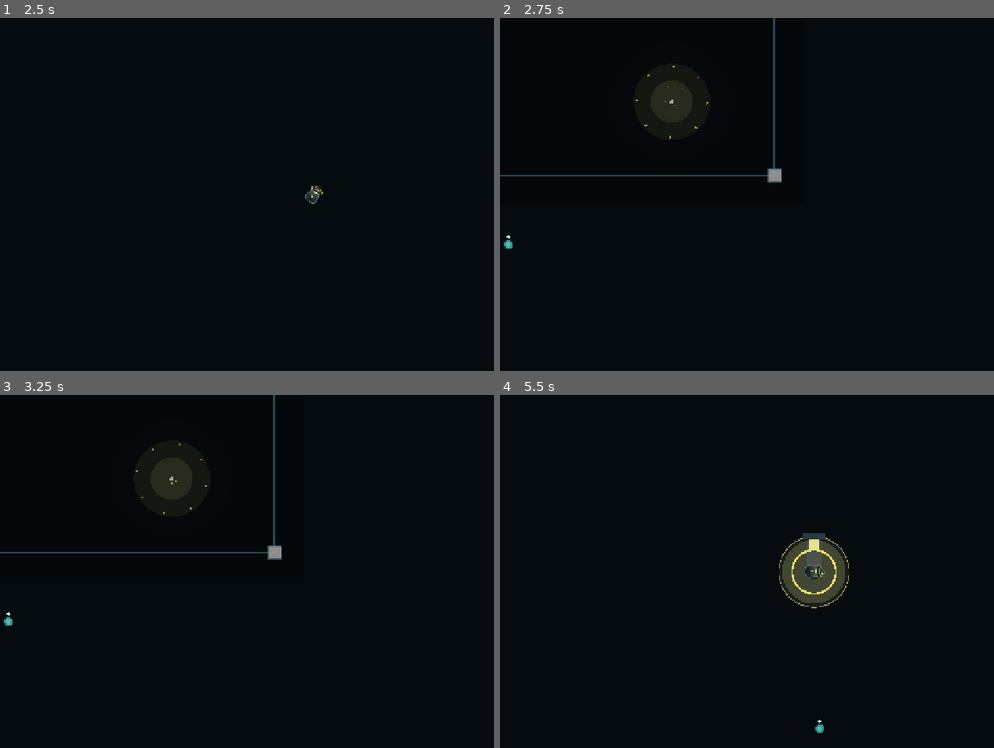
Above: before the commit, frames 1-4 (two rows, left to right).
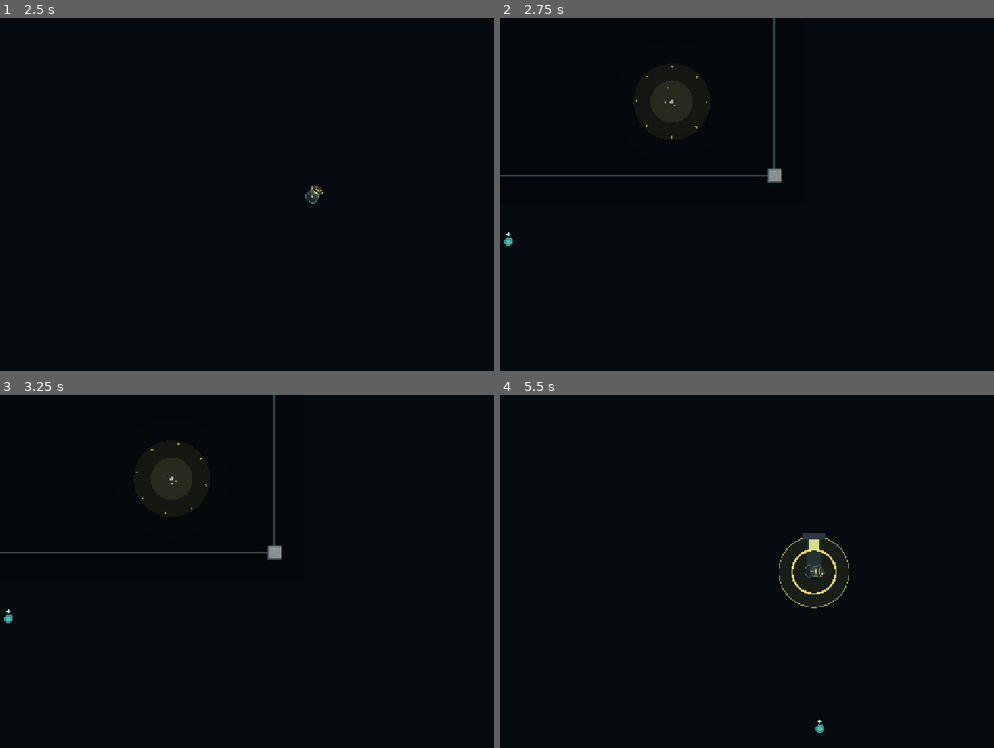
Above: after the commit, the same moments.

Repository: LittleCrow-00/AI_GAME_STUDIO
Game: Godot game, scene res://tests/smoke_test.tscn
Same seed, same stepped clock (60 frames per second), same inputs: the game is played once before the commit and once after it. This scene is started directly instead of the project's main scene.
Inputs (mouse positions are in pixels of both pictures, inside the frame that each line leads up to):
- Up to frame 1 (2.5 s): tap Enter at 0.5, 2.1 s; move the mouse to (449, 176) at 0.52 s; hold D (move_right) 0.53-1.28 s; tap Shift (dash) at 0.6 s; click (449, 176) at 0.67 s; tap Space at 0.77, 1.52 s; move the mouse to (187, 212) at 1.27 s; hold S (move_down) 1.28-2.03 s; click (187, 212) at 1.35 s; move the mouse to (375, 116) at 2.02 s; hold D (move_right) from 2.03 s (still down)
- Up to frame 2 (2.75 s): keep holding D (move_right)
- Up to frame 3 (3.25 s): move the mouse to (281, 642) at 2.77 s; release D (move_right) at 2.78 s; hold W (move_up) from 2.78 s (still down); tap Keypad Enter at 2.85 s; click (281, 642) at 2.92 s; tap Space at 3.02 s
- Up to frame 4 (5.5 s): move the mouse to (outside the picture) at 3.52 s; release W (move_up) at 3.53 s; hold A (move_left) 3.53-5.03 s; tap 1 at 3.6 s; tap Space at 3.77, 4.52 s; tap R (restart) at 4.25 s; move the mouse to (623, 518) at 4.27 s; tap 2 at 4.35 s; move the mouse to (845, 571) at 5.02 s; hold S (move_down) from 5.03 s (still down); tap 3 at 5.1 s; click (845, 571) at 5.17 s

Frame 1 is identical in both runs. In frame 2, less than 0.1% of the frame differs, in the area x 0-43%, y 13-66%; in frame 3, less than 0.1%; in frame 4, 1.5%, in the area x 57-70%, y 41-95%.

Commit message:
feat(content): add Caipora with dark zones, completing 8 enemy types

Diff:
--- /dev/null
+++ b/assets/sprites/caipora.svg
@@ -0,0 +1,29 @@
+<svg xmlns="http://www.w3.org/2000/svg" width="64" height="64" viewBox="0 0 64 64">
+  <defs>
+    <radialGradient id="body" cx="0.5" cy="0.35" r="0.7">
+      <stop offset="0" stop-color="#7fbf6a"/>
+      <stop offset="1" stop-color="#2c4a24"/>
+    </radialGradient>
+    <radialGradient id="smoke" cx="0.5" cy="0.5" r="0.5">
+      <stop offset="0" stop-color="#6a5a9a" stop-opacity="0.75"/>
+      <stop offset="1" stop-color="#241a3a" stop-opacity="0"/>
+    </radialGradient>
+  </defs>
+
+  <circle cx="32" cy="34" r="19" fill="url(#smoke)"/>
+  <circle cx="32" cy="34" r="11" fill="url(#body)" stroke="#16240f" stroke-width="1.6"/>
+  <circle cx="32" cy="34" r="6" fill="#a8d894" opacity="0.45"/>
+
+  <path d="M22 30 C18 24 20 16 26 12 M42 30 C46 24 44 16 38 12"
+        fill="none" stroke="#3d6b32" stroke-width="2.6" stroke-linecap="round"/>
+  <path d="M26 12 C22 8 24 4 28 6 C30 3 34 3 35 7 C39 5 41 9 38 12 Z" fill="#8fd47a" opacity="0.9"/>
+
+  <circle cx="28" cy="33" r="2" fill="#ffe066"/>
+  <circle cx="36" cy="33" r="2" fill="#ffe066"/>
+  <circle cx="28" cy="33" r="0.9" fill="#1b1408"/>
+  <circle cx="36" cy="33" r="0.9" fill="#1b1408"/>
+
+  <path d="M32 42 C34 46 38 46 39 43 C41 47 38 50 34 48 C31 50 28 47 30 44 Z" fill="#5a3a2a" opacity="0.85"/>
+
+  <path d="M44 22 C50 18 54 22 50 26 C54 28 52 33 47 31 C48 35 43 36 42 32 Z" fill="#6a5a9a" opacity="0.45"/>
+</svg>
--- /dev/null
+++ b/data/enemies/caipora.tres
@@ -0,0 +1,17 @@
+[gd_resource type="Resource" load_steps=3 format=3]
+
+[ext_resource type="Script" path="res://resources/enemy_data.gd" id="1_enemy"]
+[ext_resource type="PackedScene" path="res://scenes/enemies/caipora.tscn" id="2_scene"]
+
+[resource]
+script = ExtResource("1_enemy")
+id = &"caipora"
+display_name = "Caipora"
+scene = ExtResource("2_scene")
+health = 48.0
+move_speed = 88.0
+contact_damage = 8.0
+oil_drop = 10.0
+cera_drop = 2
+body_color = Color(0.55, 0.82, 0.45, 1)
+cost = 3
--- /dev/null
+++ b/scenes/enemies/caipora.tscn
@@ -0,0 +1,14 @@
+[gd_scene load_steps=3 format=3]
+
+[ext_resource type="Script" path="res://scripts/enemies/caipora.gd" id="1_enemy"]
+
+[sub_resource type="CircleShape2D" id="CircleShape2D_enemy"]
+radius = 12.0
+
+[node name="Caipora" type="CharacterBody2D"]
+collision_layer = 4
+collision_mask = 1
+script = ExtResource("1_enemy")
+
+[node name="CollisionShape2D" type="CollisionShape2D" parent="."]
+shape = SubResource("CircleShape2D_enemy")
--- /dev/null
+++ b/scenes/gameplay/dark_zone.tscn
@@ -0,0 +1,6 @@
+[gd_scene load_steps=2 format=3]
+
+[ext_resource type="Script" path="res://scripts/gameplay/dark_zone.gd" id="1_zone"]
+
+[node name="DarkZone" type="Node2D"]
+script = ExtResource("1_zone")
--- /dev/null
+++ b/scripts/enemies/caipora.gd
@@ -0,0 +1,84 @@
+class_name Caipora
+extends Enemy
+## Caipora: guardiã que **apaga o chão**.
+##
+## Mantém distância e semeia poças de escuridão onde o jogador está. Dentro delas
+## o feixe encolhe — o combate vira um jogo de escolher onde pisar, não só onde
+## mirar. Se já existem zonas demais, ela ri e some (teleporte).
+
+const DARK_ZONE_SCENE: PackedScene = preload("res://scenes/gameplay/dark_zone.tscn")
+
+@export var preferred_range: float = 210.0
+@export var zone_cooldown: float = 3.4
+@export var max_zones: int = 3
+@export var blink_distance: float = 170.0
+@export var telegraph_time: float = 0.5
+
+var _zone_timer: float = 2.0
+
+
+func _ready() -> void:
+	sprite_texture = preload("res://assets/sprites/caipora.svg")
+	super._ready()
+	body_radius = 12.0
+	move_speed = 88.0
+	contact_damage = 8.0
+	keep_distance = preferred_range
+
+
+func _think(delta: float) -> void:
+	_zone_timer = maxf(0.0, _zone_timer - delta)
+	_chase(delta)
+
+	if _target == null or _zone_timer > 0.0:
+		return
+	if global_position.distance_to(_target.global_position) > preferred_range * 2.0:
+		return
+
+	_zone_timer = zone_cooldown
+	_start_telegraph(telegraph_time)
+
+
+func _on_telegraph_end() -> void:
+	if _target == null:
+		return
+
+	if _active_zones() >= max_zones:
+		_blink()
+		SignalBus.message_requested.emit("A CAIPORA RIU", 0.8)
+		return
+
+	var zone := DARK_ZONE_SCENE.instantiate() as DarkZone
+	zone.position = _target.global_position
+	zone.global_position = _target.global_position
+	get_parent().add_child(zone)
+	SignalBus.shake_requested.emit(0.06)
+
+
+func _blink() -> void:
+	var target_position := _target.global_position
+	for attempt in range(8):
+		var angle := randf() * TAU
+		var candidate := target_position + Vector2.RIGHT.rotated(angle) * blink_distance
+		if _is_free(candidate):
+			global_position = candidate
+			return
+
+
+func _is_free(point: Vector2) -> bool:
+	var space := get_world_2d().direct_space_state
+	var query := PhysicsPointQueryParameters2D.new()
+	query.position = point
+	query.collision_mask = 1
+	query.exclude = [get_rid()]
+	return space.intersect_point(query, 1).is_empty()
+
+
+func _active_zones() -> int:
+	return get_tree().get_nodes_in_group("dark_zones").size()
+
+
+func _draw() -> void:
+	super._draw()
+	if _zone_timer < 0.4:
+		draw_arc(Vector2.ZERO, body_radius + 6.0, 0.0, TAU, 24, Color(0.55, 0.42, 0.95, 0.7), 2.0)
--- a/scripts/gameplay/arena.gd
+++ b/scripts/gameplay/arena.gd
@@ -18,6 +18,7 @@
 const ENEMY_BOITATA: EnemyData = preload("res://data/enemies/boitata.tres")
 const ENEMY_MAPINGUARI: EnemyData = preload("res://data/enemies/mapinguari.tres")
 const ENEMY_MULA: EnemyData = preload("res://data/enemies/mula.tres")
+const ENEMY_CAIPORA: EnemyData = preload("res://data/enemies/caipora.tres")
 
 const FAROL_SCENE: PackedScene = preload("res://scenes/gameplay/farol.tscn")
 
@@ -179,6 +180,7 @@
 		pool.append(ENEMY_BOTO)
 		pool.append(ENEMY_BOITATA)
 		pool.append(ENEMY_MULA)
+		pool.append(ENEMY_CAIPORA)
 	if room_index >= 3:
 		pool.append(ENEMY_MAPINGUARI)
 	return pool
--- /dev/null
+++ b/scripts/gameplay/dark_zone.gd
@@ -0,0 +1,72 @@
+class_name DarkZone
+extends Node2D
+## Poça de escuridão da Caipora.
+##
+## Não bloqueia movimento nem tiro: **encolhe o feixe** de quem está dentro. É a
+## mesma aura da Cuca, com origem própria, então várias zonas não se atropelam.
+
+@export var radius: float = 95.0
+@export var lifetime: float = 6.0
+@export var beam_range_mult: float = 0.55
+
+var _age: float = 0.0
+var _player_inside: bool = false
+
+
+func _ready() -> void:
+	add_to_group("dark_zones")
+	z_index = 1
+
+
+func _process(delta: float) -> void:
+	_age += delta
+	queue_redraw()
+	_update_player()
+
+	if _age >= lifetime:
+		queue_free()
+
+
+func _update_player() -> void:
+	var player := get_tree().get_first_node_in_group("player") as Player
+	if player == null:
+		return
+
+	var inside := player.global_position.distance_to(global_position) <= radius
+	if inside == _player_inside:
+		return
+
+	_player_inside = inside
+	if inside:
+		var modifier := StatModifier.new(&"beam_range", StatModifier.Mode.MULTIPLY, beam_range_mult)
+		player.apply_aura(&"dark_zone", [modifier])
+	else:
+		_clear_aura(player)
+
+
+func _exit_tree() -> void:
+	var player := get_tree().get_first_node_in_group("player") as Player
+	if player != null:
+		_clear_aura(player)
+
+
+## Só devolve a luz quando nenhuma outra zona ainda cobre o jogador.
+func _clear_aura(player: Player) -> void:
+	for node in get_tree().get_nodes_in_group("dark_zones"):
+		if node == self or not is_instance_valid(node):
+			continue
+		var zone := node as DarkZone
+		if zone != null and zone.covers(player.global_position):
+			return
+	player.apply_aura(&"dark_zone", [])
+
+
+func covers(point: Vector2) -> bool:
+	return point.distance_to(global_position) <= radius
+
+
+func _draw() -> void:
+	var fade := 1.0 - clampf(_age / maxf(0.01, lifetime), 0.0, 1.0) * 0.6
+	draw_circle(Vector2.ZERO, radius, Color(0.02, 0.01, 0.06, 0.55 * fade))
+	draw_circle(Vector2.ZERO, radius * 0.72, Color(0.05, 0.02, 0.10, 0.45 * fade))
+	draw_arc(Vector2.ZERO, radius, 0.0, TAU, 30, Color(0.45, 0.35, 0.75, 0.35 * fade), 2.0)
--- a/tests/smoke_test.gd
+++ b/tests/smoke_test.gd
@@ -31,6 +31,8 @@
 	await _test_cuca_aura()
 	await _test_mula()
 	await _test_fire_patch()
+	await _test_dark_zone()
+	await _test_caipora()
 	await _test_final_room_boss()
 	_test_item_pool()
 	_test_sanctuary_shop()
@@ -423,6 +425,53 @@
 	await get_tree().process_frame
 
 
+func _test_dark_zone() -> void:
+	var player := _spawn_player()
+	var base_range := player.stats.get_stat(&"beam_range")
+
+	var zone := DarkZone.new()
+	zone.radius = 120.0
+	add_child(zone)
+
+	player.global_position = zone.global_position
+	await get_tree().physics_frame
+	await get_tree().process_frame
+	_check(player.stats.get_stat(&"beam_range") < base_range, "Escuridao: encolhe o feixe dentro")
+
+	player.global_position = Vector2(600.0, 0.0)
+	await get_tree().physics_frame
+	await get_tree().process_frame
+	_check(
+		is_equal_approx(player.stats.get_stat(&"beam_range"), base_range),
+		"Escuridao: luz volta ao sair",
+	)
+
+	zone.queue_free()
+	player.queue_free()
+	await get_tree().process_frame
+
+
+func _test_caipora() -> void:
+	var player := _spawn_player()
+	var caipora := Caipora.new()
+	caipora.max_health = 200.0
+	caipora.health = 200.0
+	add_child(caipora)
+	caipora.global_position = Vector2(0.0, -150.0)
+
+	await get_tree().physics_frame
+	await get_tree().physics_frame
+	caipora._on_telegraph_end()
+
+	_check(get_tree().get_nodes_in_group("dark_zones").size() > 0, "Caipora: semeia escuridao")
+
+	for node in get_tree().get_nodes_in_group("dark_zones"):
+		node.queue_free()
+	caipora.queue_free()
+	player.queue_free()
+	await get_tree().process_frame
+
+
 func _test_final_room_boss() -> void:
 	var arena := Arena.new()
 	arena.setup(3)
Not shown, added: assets/sprites/caipora.svg.import
Not shown, added: scripts/enemies/caipora.gd.uid
Not shown, added: scripts/gameplay/dark_zone.gd.uid
Not shown, changed: docs/architecture.md
Not shown, changed: docs/changelog.md
Not shown, changed: docs/design.md
Not shown, changed: docs/roadmap.md
